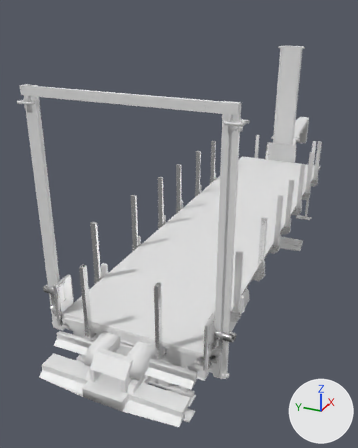
Two versions of the FBX model road_train_trailer/meshes/trucks/tuning/main.fbx, one commit apart.
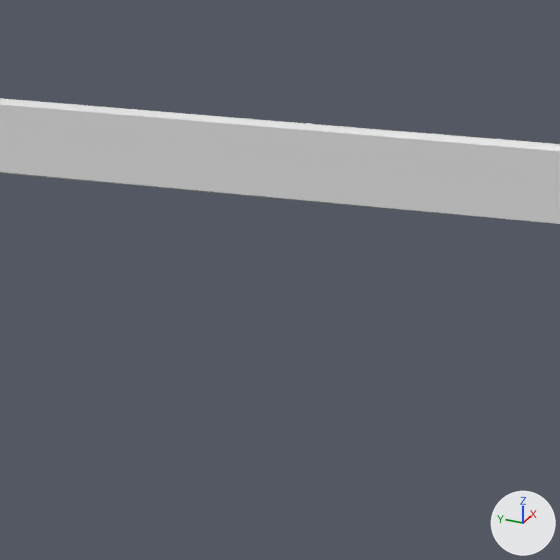
Each version is shown from a 50 mm camera at (-0.1439, -0.0354, 0.0619) aimed at (-0.0876, -0.0101, 0.0338), then close up on the part from 18% to 41% of the width and 16% to 35% of the height. The lights are fixed; the arrows at lower right show +X, +Y and +Z. Where no turn or scale is listed for an object, it has been applied to the vertices. Vertices at the same position are counted once.

The older version as bpy lines, for what is in view:
```python
me_cube_10424 = bpy.data.meshes.new('Cube.10424')
me_cube_10424.from_pydata(...)  # 22603 vertices, 17476 faces; spans x 0.051..0.202, y -0.025..0.011, z -0.029..0.031
me_cube_10424.materials.append(mat_main_mat)  # its picture is missing
me_cube_1256 = bpy.data.meshes.new('Cube.1256')
me_cube_1256.from_pydata(...)  # 634 vertices, 494 faces; spans x -0.0919..0.0564, y -0.0169..0.0169, z 0.0096..0.0581
ob_cdt_body_004 = bpy.data.objects.new('cdt_Body.004', me_cube_1256)
ob_cdt_body_004.location = (0.0, 0.0, -0.00805)
ob_main = bpy.data.objects.new('main', me_cube_10424)
ob_main.location = (-0.1453, 0.00696, 0.01944)
```
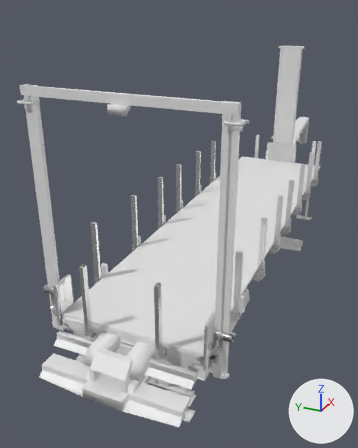
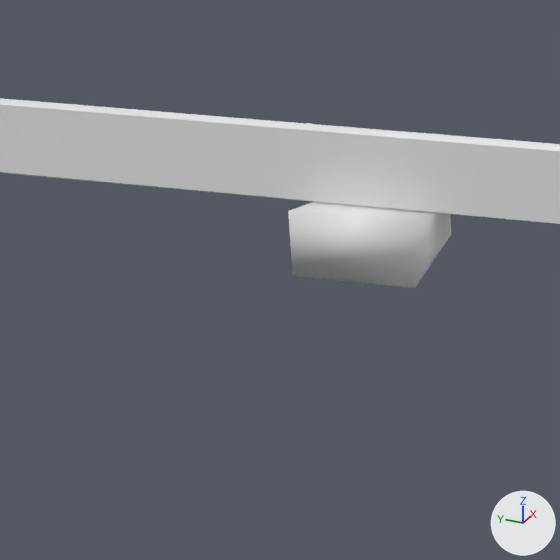
Boxes [x1, y1, x2, y2] around the edits, measured in the close-ups (560 x 560 px):
```json
{"object": "main", "change": "reshaped", "before": [0, 98, 560, 224], "after": [0, 98, 560, 288]}
{"part": 1, "of": "me_cube_10424", "change": "added", "after": [288, 202, 451, 288]}
```

Edits to the scene script, one JSON object a line:
```json
{"block": "me_cube_10424", "where": "me_cube_10424.from_pydata(...)  # 22603 vertices, 17476 faces; spans x 0.051..0.202, y -0.025..0.011, z -0.029..0.031"}
{"block": "me_cube_10424", "where": "# used by ob_main; location = (-0.1453, 0.00696, 0.01944)"}
{"block": "me_cube_10424", "change": "me_cube_10424 part 1: the loose piece of 16 vertices spanning x 0.06..0.061, y 0.0..0.006, z -0.011..-0.009 is copied, and the copy is scaled about its middle by (0.514, 0.506, -0.178), then moved by (0.0, -0.01, 0.039); it spans x 0.059..0.061, y -0.008..-0.006, z 0.028..0.029"}
```
